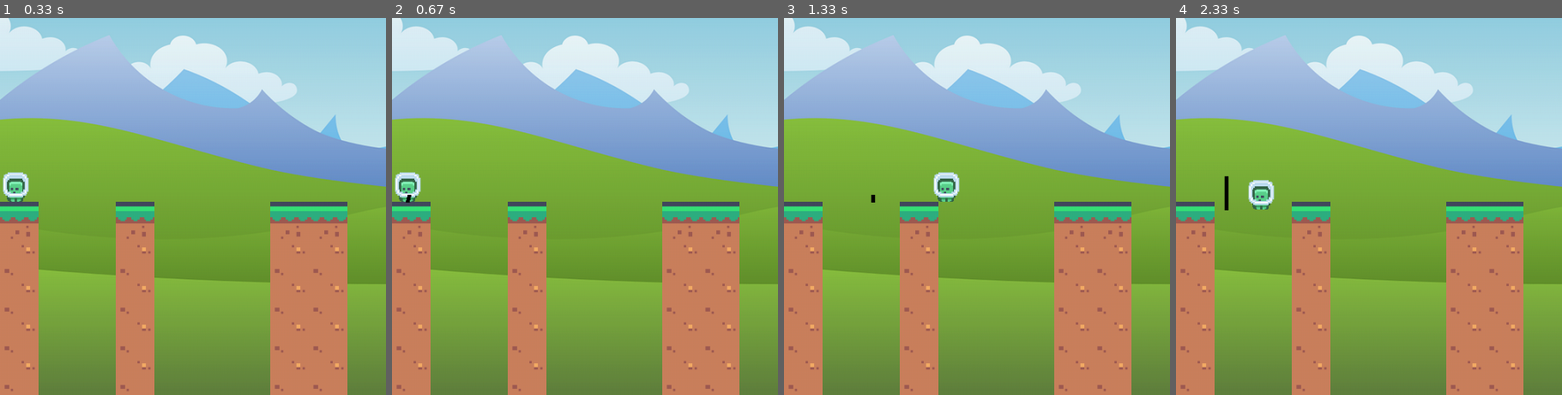
Above: before the commit, frames 1-4 (left to right).
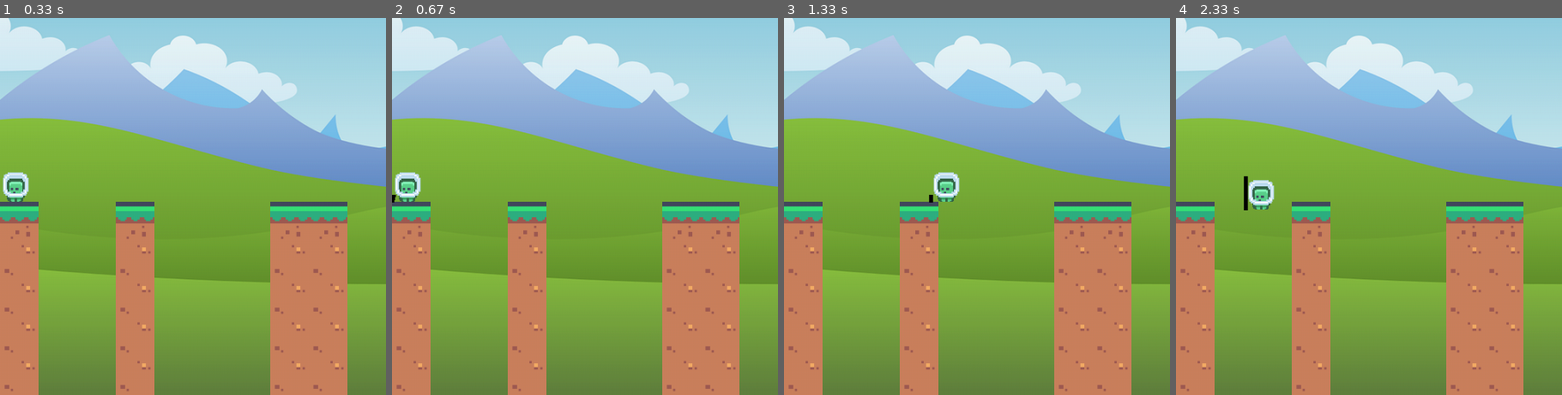
Above: after the commit, the same moments.

Repository: alexchugun/PyGameProject-Bridge
Game: pygame game, started from main.py
Two runs of this game, one before a commit and one after it. Both use one fixed random seed, a clock stepped at 60 frames per second and the inputs below.
Inputs:
- Up to frame 1 (0.33 s): no input
- Up to frame 2 (0.67 s): tap Space at 0.33 s
- Up to frame 3 (1.33 s): hold Right 0.67-1.13 s; tap Space at 0.73, 1.03, 1.23 s; hold Right from 1.17 s (still down)
- Up to frame 4 (2.33 s): tap Space at 1.53, 1.73, 2.03, 2.3 s; release Right at 1.63 s; hold Left 1.67-2.2 s; hold Left from 2.23 s (still down)
The pictures show only the part of the screen within x 0-50%, y 50-100%; the shares and areas given below are measured in that part.

Frame 1 is identical in both runs. In frame 2, less than 0.1% of the frame differs, in the area x 0-6%, y 46-49%; in frame 3, less than 0.1%; in frame 4, 0.2%, in the area x 12-19%, y 41-52%.

Commit message:
Add bridge. Draw empty

Diff:
--- a/main.py
+++ b/main.py
@@ -25,7 +25,8 @@
     [1, 0, 0, 1, 0, 0, 0, 1, 1, 0, 0, 0, 0, 0, 0, 0, 0, 0, 0, 1],
 ]
 
-world = World(world_data)
+world = World()
+world.set_data(world_data)
 player = Player(0, 650, world.tile_list)
 h = 0
 
@@ -53,8 +54,8 @@
 
     if is_drawing_bridge:
         pygame.draw.line(screen, 'black',
-                         [(player.rect.x + player.image_width) // 2, player.rect.y + player.image_height],
-                         [(player.rect.x + player.image_width) // 2, player.rect.y - h], 5)
+                         [player.rect.x, player.rect.y + player.image_height],
+                         [player.rect.x, player.rect.y - h], 5)
         h += 3
 
     if is_falling_bridge:
@@ -62,10 +63,21 @@
             x_ = h1 * sin_grad(a)
             y_ = h1 * cos_grad(a)
             pygame.draw.line(screen, 'black',
-                             [(player.rect.x + player.image_width) // 2, player.rect.y + player.image_height],
-                             [(player.rect.x + player.image_width) // 2 + x_, player.rect.y + player.image_height - y_],
+                             [player.rect.x, player.rect.y + player.image_height],
+                             [player.rect.x + x_, player.rect.y + player.image_height - y_],
                              5)
             a += 1
+        else:
+            is_falling_bridge = False
+            a = 0
+
+            tile_index_start = player.rect.x // TILE_SIZE if player.rect.x != 0 else 0
+            tile_index_end = (player.rect.x + h1) // TILE_SIZE
+
+            for i in range(tile_index_start, tile_index_end):
+                world_data[0][i] = 2
+            world.set_data(world_data)
+            print(tile_index_start, tile_index_end)
 
     pygame.display.update()
     clock.tick(FPS)
--- a/world.py
+++ b/world.py
@@ -3,23 +3,25 @@
 
 
 class World:
-    def __init__(self, data):
+    def __init__(self):
         self.tile_list = []
-        ground_img = pygame.image.load('assets/images/ground.png')
-        grass_img = pygame.image.load('assets/images/grass.png')
+        self.ground_img = pygame.image.load('assets/images/ground.png')
+        self.grass_img = pygame.image.load('assets/images/grass.png')
 
+    def set_data(self, data):
+        self.tile_list.clear()
         row_count = 15
         for row in data:
             for col_count, col in enumerate(row):
                 if col == 1:
-                    img = pygame.transform.scale(ground_img, (TILE_SIZE, TILE_SIZE))
+                    img = pygame.transform.scale(self.ground_img, (TILE_SIZE, TILE_SIZE))
                     img_rect = img.get_rect()
                     img_rect.x = col_count * TILE_SIZE
                     img_rect.y = row_count * TILE_SIZE
                     tile = (img, img_rect)
                     self.tile_list.append(tile)
                 if col == 2:
-                    img = pygame.transform.scale(grass_img, (TILE_SIZE, TILE_SIZE))
+                    img = pygame.transform.scale(self.grass_img, (TILE_SIZE, TILE_SIZE))
                     img_rect = img.get_rect()
                     img_rect.x = col_count * TILE_SIZE
                     img_rect.y = row_count * TILE_SIZE
